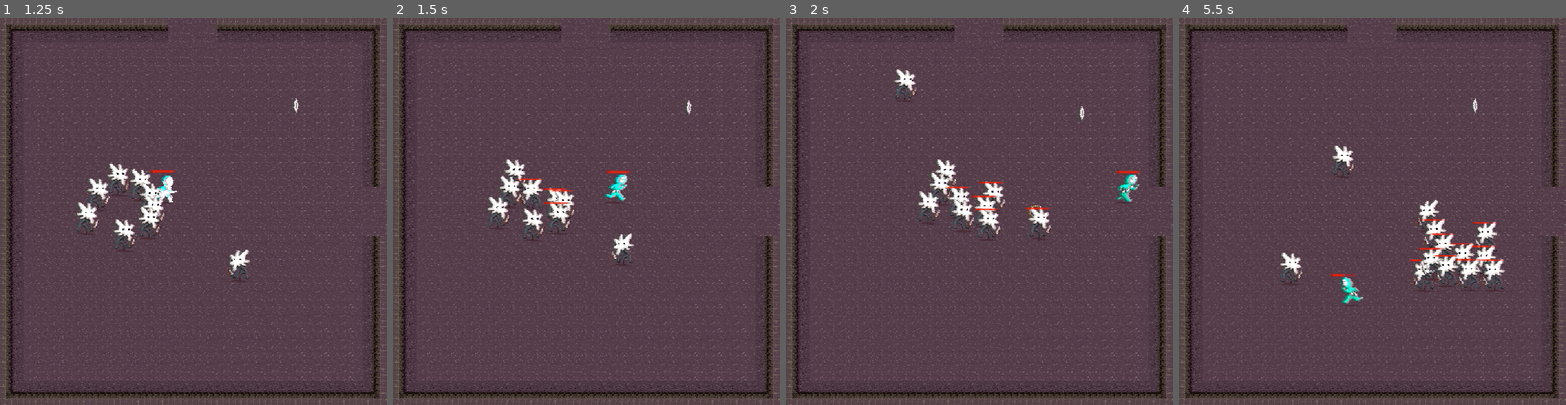
Above: before the commit, frames 1-4 (left to right).
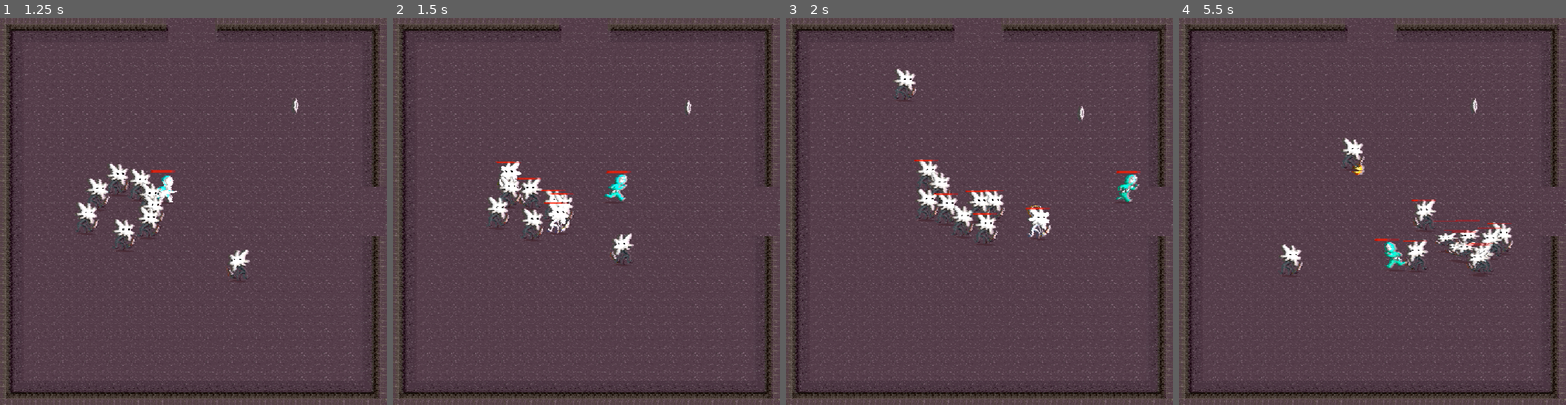
Above: after the commit, the same moments.

Repository: HephepTeam/GGJ2026
Game: Godot game, scene res://scenes/menus/main_menu.tscn
The game is run twice, just before and just after one commit, with the same random seed, the same clock (stepped at 60 frames per second) and the same inputs. The engine's default icon, where the game draws it, is replaced by a stand-in: a white triangle on a blue panel in a dark square.
Inputs (mouse positions are in pixels of both pictures, inside the frame that each line leads up to):
- Up to frame 1 (1.25 s): click "Let's Gong !" at 0.5 s
- Up to frame 2 (1.5 s): move the mouse to (671, 192) at 1.27 s; hold Right (ui_right) from 1.28 s (still down)
- Up to frame 3 (2 s): keep holding Right (ui_right)
- Up to frame 4 (5.5 s): move the mouse to (1295, 230) at 2.02 s; release Right (ui_right) at 2.03 s; hold Down (ui_down) 2.03-2.78 s; move the mouse to (1411, 126) at 2.77 s; hold Right (ui_right) 2.78-3.53 s; move the mouse to (1353, 288) at 3.52 s; hold Up (ui_up) 3.53-4.28 s; move the mouse to (1488, 269) at 4.27 s; hold Left (ui_left) from 4.28 s (still down); move the mouse to (1256, 153) at 5.02 s

Frame 1 is identical in both runs. In frame 2, 0.9% of the frame differs, in the area x 26-48%, y 36-56%; in frame 3, 2.3%; in frame 4, 4.3%, in the area x 26-87%, y 31-75%.

Commit message:
Fixes bonuses and adds some missing tweens.

Diff:
--- a/ressources/MaskData.gd
+++ b/ressources/MaskData.gd
@@ -4,8 +4,6 @@
 
 @export var mask_texture: Texture
 @export var player_mask_texture: Texture
-@export var cadence_bonus: float
-@export var power_bonus: float
-@export var splash_bonus: float
-
-@export var VisualEffect : bool #quel type?
+@export var speed_bonus := 0.0
+@export var strength_bonus := 0.0
+@export var explosion_bonus := 0.0
--- a/ressources/ProjectileData.gd
+++ b/ressources/ProjectileData.gd
@@ -2,5 +2,5 @@
 class_name ProjectileData
 
 
-@export var power: float
-@export var splash_radius: float
+@export var power := 1.0
+@export var splash_radius := 1.0
--- a/ressources/defaut_projectile.tres
+++ b/ressources/defaut_projectile.tres
@@ -4,6 +4,4 @@
 
 [resource]
 script = ExtResource("1_jd4ue")
-power = 5.0
-splash_radius = 1.0
 metadata/_custom_type_script = "uid://cctug8ba0y7b8"
--- a/ressources/mask0.tres
+++ b/ressources/mask0.tres
@@ -8,5 +8,5 @@
 script = ExtResource("1_ac05i")
 mask_texture = ExtResource("1_52nom")
 player_mask_texture = ExtResource("2_75tet")
-splash_bonus = 8.0
+explosion_bonus = 0.2
 metadata/_custom_type_script = "uid://b4j6vx2yiydvx"
--- a/ressources/mask1.tres
+++ b/ressources/mask1.tres
@@ -8,5 +8,5 @@
 script = ExtResource("1_mjj5n")
 mask_texture = ExtResource("1_0mb61")
 player_mask_texture = ExtResource("2_f8u25")
-cadence_bonus = 0.5
+speed_bonus = 0.2
 metadata/_custom_type_script = "uid://b4j6vx2yiydvx"
--- a/ressources/mask2.tres
+++ b/ressources/mask2.tres
@@ -8,5 +8,5 @@
 script = ExtResource("1_ppqu2")
 mask_texture = ExtResource("1_mp6y1")
 player_mask_texture = ExtResource("2_mp6y1")
-power_bonus = 2.0
+strength_bonus = 0.2
 metadata/_custom_type_script = "uid://b4j6vx2yiydvx"
--- a/scenes/Enemy/enemy.gd
+++ b/scenes/Enemy/enemy.gd
@@ -18,10 +18,17 @@
 var _prev_pos: Vector2
 
 func _ready():
+	Globals.mask_picked_up.connect(on_mask_picked_up)
 	if mask:
 		$Body/Mask.texture = mask.mask_texture
 
+func is_dead() -> bool:
+	return health <= 0
+
 func _physics_process(delta: float) -> void:
+	if is_dead():
+		return
+
 	var closest_player: Player = Globals.get_closest_player(global_position)
 	if closest_player == null:
 		return
@@ -62,10 +69,18 @@
 	colliding_areas.erase(area)
 
 func get_damage(val: int):
-	health -= val
-	val = clamp(val , 0, health)
-	if val == 0:
-		queue_free()
+	health = clamp(health - val, 0, health)
+	var tween := create_tween()
+	tween.tween_property(%Body, 'modulate:v', 15.0, 0.1)
+	tween.tween_property(%Body, 'modulate:v', 1.0, 0.1)
+	if health <= 0:
+		tween.tween_property(%Body, 'scale:y', 0.0, 0.3)
+		tween.tween_callback(queue_free)
+
 
 func knockback(val: float):
 	pass
+
+
+func on_mask_picked_up(_mask_data: MaskData) -> void:
+	material.set_shader_parameter("strength", clamp(Globals.strength_multiplier - 1.0, 0.0, 1.0))
--- a/scenes/Enemy/enemy.tscn
+++ b/scenes/Enemy/enemy.tscn
@@ -1,11 +1,15 @@
 [gd_scene format=3 uid="uid://imwi3ugshkya"]
 
 [ext_resource type="Script" uid="uid://bwx3mlnub2biq" path="res://scenes/Enemy/enemy.gd" id="1_84vye"]
+[ext_resource type="Shader" uid="uid://cw7svlafkdx0r" path="res://shaders/strength_enemy.gdshader" id="1_ixhtt"]
 [ext_resource type="Texture2D" uid="uid://b67t2080ebv8i" path="res://assets/minion_body.png" id="2_eacat"]
 [ext_resource type="Resource" uid="uid://cow18rshugplg" path="res://ressources/mask0.tres" id="2_grfqg"]
 [ext_resource type="Texture2D" uid="uid://deqfjb1rqis7t" path="res://assets/shadow.png" id="2_ixhtt"]
-[ext_resource type="Texture2D" uid="uid://d3v8eynat77lb" path="res://assets/icon.svg" id="2_vamnb"]
 [ext_resource type="PackedScene" uid="uid://bc5uvvrbrsij1" path="res://scenes/healthbar.tscn" id="6_eacat"]
+
+[sub_resource type="ShaderMaterial" id="ShaderMaterial_wfr8x"]
+shader = ExtResource("1_ixhtt")
+shader_parameter/strength = 0.0
 
 [sub_resource type="SpriteFrames" id="SpriteFrames_q0kbr"]
 animations = [{
@@ -31,6 +35,7 @@
 height = 72.0
 
 [node name="Enemy" type="CharacterBody2D" unique_id=1661876933 groups=["enemy"]]
+material = SubResource("ShaderMaterial_wfr8x")
 collision_layer = 2
 collision_mask = 8
 script = ExtResource("1_84vye")
@@ -40,17 +45,13 @@
 texture = ExtResource("2_ixhtt")
 
 [node name="Body" type="AnimatedSprite2D" parent="." unique_id=1419797350]
+unique_name_in_owner = true
+z_index = 1
 position = Vector2(0, -25)
 sprite_frames = SubResource("SpriteFrames_q0kbr")
 
 [node name="Mask" type="Sprite2D" parent="Body" unique_id=489954926]
 position = Vector2(-3, -30)
-
-[node name="Sprite2D" type="Sprite2D" parent="." unique_id=1928941359]
-visible = false
-scale = Vector2(0.5, 1)
-texture = ExtResource("2_vamnb")
-offset = Vector2(0, -64)
 
 [node name="Area2D" type="Area2D" parent="." unique_id=1831575622]
 collision_layer = 2
--- a/scenes/Player/player.gd
+++ b/scenes/Player/player.gd
@@ -25,8 +25,6 @@
 var knockback_dir : Vector2
 var knockback_force := 200.0
 
-func set_data(data: MaskData):
-	update_cadence(data.cadence_bonus)
 
 func _physics_process(delta):
 	var direction = Input.get_vector(
@@ -56,18 +54,13 @@
 		$healthbar.show()
 		$healthbar.value = health
 
-func update_cadence(new_cadence: float):
-	$CooldownShoot.wait_time = 1.0 / new_cadence
-
-func update_power(new_power: float):
-	projectile_data.power = new_power
-
-func update_range(new_range: float):
-	projectile_data.splash_radius = new_range
+func update_bonuses():
+	$CooldownShoot.wait_time = 1.0 / Globals.speed_multiplier
+	projectile_data.power = Globals.strength_multiplier
+	projectile_data.splash_radius = Globals.explosion_multiplier
 
 func update_mask(new_mask: Texture):
 	$Body/Mask.texture = new_mask
-
 
 
 func _check_for_nearest_enemy() -> Enemy:
@@ -75,7 +68,7 @@
 	var min_distance := INF
 	var nearest = null
 	for enemy in enemies:
-		var distance = (enemy.global_position - global_position).length()
+		var distance = enemy.global_position.distance_squared_to(global_position)
 		if min_distance > distance:
 			min_distance = distance
 			nearest = enemy
@@ -117,11 +110,9 @@
 
 func _on_projectile_touched(pos: Vector2):
 	var inst = damage_bomb_scene.instantiate()
-	#inst.data = projectile_data
+	inst.data = projectile_data
 	add_sibling.call_deferred(inst)
 	inst.set_deferred("global_position", pos)
-
-
 
 
 func _on_cooldown_hit_timeout() -> void:
--- a/scenes/Player/player.tscn
+++ b/scenes/Player/player.tscn
@@ -41,6 +41,7 @@
 height = 64.0
 
 [node name="Player" type="CharacterBody2D" unique_id=1534390266 groups=["player"]]
+y_sort_enabled = true
 texture_filter = 1
 collision_layer = 33
 collision_mask = 9
@@ -54,6 +55,7 @@
 
 [node name="Body" type="AnimatedSprite2D" parent="." unique_id=2057925387]
 self_modulate = Color(1.1638972, 1.1638972, 1.1638972, 1)
+z_index = 1
 position = Vector2(5, -15)
 sprite_frames = SubResource("SpriteFrames_a3d8c")
 animation = &"run"
--- a/scenes/collectible/mask.gd
+++ b/scenes/collectible/mask.gd
@@ -1,7 +1,5 @@
 extends Area2D
 class_name Mask
-
-signal picked_up(d: MaskData)
 
 @export var data: MaskData
 
@@ -11,7 +9,6 @@
 @onready var init_pos_y = $MaskSprite.position.y
 
 func _ready():
-	picked_up.connect(Globals.on_mask_picked_up)
 	if data:
 		mask_sprite.texture = data.mask_texture
 	tween = create_tween().set_ease(Tween.EASE_IN_OUT).set_trans(Tween.TRANS_SINE)
@@ -21,7 +18,7 @@
 
 
 func _on_body_entered(body: Node2D) -> void:
-	picked_up.emit(data)
+	Globals.mask_picked_up.emit(data)
 	if tween: tween.kill()
 	tween = create_tween().set_ease(Tween.EASE_OUT).set_trans(Tween.TRANS_EXPO)
 	tween.set_parallel(true)
--- a/scenes/damage_bomb.gd
+++ b/scenes/damage_bomb.gd
@@ -1,23 +1,27 @@
 extends Area2D
 
-var data: ProjectileData
+const BASE_RADIUS := Vector2.ONE * 75.0
+const BASE_DAMAGE := 25.0
+
+var data: ProjectileData:
+	set(value):
+		data = value
+		_max_radius = data.splash_radius * BASE_RADIUS
+		_damage = data.power * BASE_DAMAGE
 
 var grow_speed = 500.0
 
-var _max_radius := Vector2.ONE * 75.0
+var _max_radius := Vector2.ONE * BASE_RADIUS
 var _damage : float = 10.0
-
-func _ready():
-	if data:
-		_max_radius = Vector2.ONE * data.splash_radius
-		_damage = data.power
 
 
 func _physics_process(delta: float) -> void:
 	scale += Vector2.ONE * delta * grow_speed
 
 	if scale >= _max_radius:
-		queue_free()
+		var tween := create_tween()
+		tween.tween_property(self, "scale", Vector2.ZERO, 0.1)
+		tween.tween_callback(queue_free)
 
 
 func _on_area_entered(area: Area2D) -> void:
--- /dev/null
+++ b/scenes/filters.gd
@@ -0,0 +1,10 @@
+extends ColorRect
+
+
+func _ready() -> void:
+	Globals.mask_picked_up.connect(on_mask_picked_up)
+
+func on_mask_picked_up(_mask_data: MaskData) -> void:
+	material.set_shader_parameter("speed", clamp(Globals.speed_multiplier - 1.0, 0.0, 1.0))
+	material.set_shader_parameter("strength", clamp(Globals.strength_multiplier - 1.0, 0.0, 1.0))
+	material.set_shader_parameter("explosion", clamp(Globals.explosion_multiplier - 1.0, 0.0, 1.0))
--- /dev/null
+++ b/scenes/filters.tscn
@@ -0,0 +1,23 @@
+[gd_scene format=3 uid="uid://dg63fg6sx8t1u"]
+
+[ext_resource type="Shader" uid="uid://svvmaw52uucw" path="res://shaders/strength.gdshader" id="1_m7pwc"]
+[ext_resource type="Script" uid="uid://d0laovth1vh56" path="res://scenes/filters.gd" id="2_f7vkb"]
+
+[sub_resource type="ShaderMaterial" id="ShaderMaterial_kk2rg"]
+shader = ExtResource("1_m7pwc")
+shader_parameter/speed = 0.0
+shader_parameter/strength = 0.0
+shader_parameter/explosion = 0.0
+shader_parameter/color_offset_multiplier = 0.004
+shader_parameter/black_offset_multiplier = 0.1
+shader_parameter/color_offset = 0.005
+shader_parameter/blur_amount = 0.0
+
+[node name="Filters" type="ColorRect" unique_id=268984273]
+material = SubResource("ShaderMaterial_kk2rg")
+anchors_preset = 15
+anchor_right = 1.0
+anchor_bottom = 1.0
+grow_horizontal = 2
+grow_vertical = 2
+script = ExtResource("2_f7vkb")
--- /dev/null
+++ b/scenes/game_scene.gd
@@ -0,0 +1,5 @@
+extends Node2D
+
+
+func _ready() -> void:
+	Globals.entities_container = %Entities
--- a/scenes/game_scene.tscn
+++ b/scenes/game_scene.tscn
@@ -1,33 +1,26 @@
 [gd_scene format=4 uid="uid://ygoh4ljijj6n"]
 
+[ext_resource type="Script" uid="uid://bii03mfn1fptr" path="res://scenes/game_scene.gd" id="1_tcjrq"]
 [ext_resource type="PackedScene" uid="uid://7h053ghxefjb" path="res://scenes/map.tscn" id="1_ycayy"]
 [ext_resource type="PackedScene" uid="uid://cp0bf0rdxvw1s" path="res://scenes/Player/player.tscn" id="2_bw6k5"]
 [ext_resource type="Resource" uid="uid://cow18rshugplg" path="res://ressources/mask0.tres" id="3_utbpp"]
 [ext_resource type="PackedScene" uid="uid://imwi3ugshkya" path="res://scenes/Enemy/enemy.tscn" id="3_y3j0m"]
 [ext_resource type="Script" uid="uid://cqdugo8vm245l" path="res://scenes/camera_2d.gd" id="4_bw6k5"]
-[ext_resource type="Resource" path="res://ressources/mask1.tres" id="4_mw25s"]
+[ext_resource type="Resource" uid="uid://dk5ep68cm2eah" path="res://ressources/mask1.tres" id="4_mw25s"]
 [ext_resource type="Resource" uid="uid://cel4wpflqmuuf" path="res://ressources/mask2.tres" id="5_tcjrq"]
 [ext_resource type="PackedScene" uid="uid://ddegyt03bek3q" path="res://scenes/collectible/mask.tscn" id="5_y3j0m"]
-[ext_resource type="Shader" uid="uid://svvmaw52uucw" path="res://shaders/strength.gdshader" id="6_rurhu"]
 [ext_resource type="PackedScene" uid="uid://8b7lnpmvdgip" path="res://scenes/menus/paused_menu.tscn" id="7_kk2rg"]
-
-[sub_resource type="ShaderMaterial" id="ShaderMaterial_kk2rg"]
-shader = ExtResource("6_rurhu")
-shader_parameter/speed = 0.0
-shader_parameter/strength = 0.0
-shader_parameter/explosion = 0.0
-shader_parameter/color_offset_multiplier = 0.004
-shader_parameter/black_offset_multiplier = 0.1
-shader_parameter/color_offset = 0.005
-shader_parameter/blur_amount = 0.0
+[ext_resource type="PackedScene" uid="uid://dg63fg6sx8t1u" path="res://scenes/filters.tscn" id="9_mw25s"]
 
 [node name="GameScene" type="Node2D" unique_id=729300741]
+script = ExtResource("1_tcjrq")
 
 [node name="Camera2D" type="Camera2D" parent="." unique_id=1947949776]
 anchor_mode = 0
 script = ExtResource("4_bw6k5")
 
 [node name="Entities" type="Node2D" parent="." unique_id=267500765]
+unique_name_in_owner = true
 y_sort_enabled = true
 
 [node name="Mask" parent="Entities" unique_id=294908437 instance=ExtResource("5_y3j0m")]
@@ -128,16 +121,8 @@
 [node name="Enemy22" parent="Entities" unique_id=1510295210 instance=ExtResource("3_y3j0m")]
 position = Vector2(1302, -231)
 
-[node name="CanvasLayer" type="CanvasLayer" parent="." unique_id=2104543542]
+[node name="CanvasLayer" type="CanvasLayer" parent="." unique_id=1897922151]
 
-[node name="Filters" type="ColorRect" parent="CanvasLayer" unique_id=900232718]
-material = SubResource("ShaderMaterial_kk2rg")
-anchors_preset = 15
-anchor_right = 1.0
-anchor_bottom = 1.0
-grow_horizontal = 2
-grow_vertical = 2
+[node name="Filters" parent="CanvasLayer" unique_id=268984273 instance=ExtResource("9_mw25s")]
 
-[node name="CanvasLayer2" type="CanvasLayer" parent="." unique_id=1897922151]
-
-[node name="PausedMenu" parent="CanvasLayer2" unique_id=437947370 instance=ExtResource("7_kk2rg")]
+[node name="PausedMenu" parent="CanvasLayer" unique_id=437947370 instance=ExtResource("7_kk2rg")]
--- a/scenes/healthbar.tscn
+++ b/scenes/healthbar.tscn
@@ -15,6 +15,7 @@
 [node name="healthbar" type="ProgressBar" unique_id=1008328001]
 visible = false
 modulate = Color(1, 1, 1, 0.6392157)
+z_index = 3
 offset_left = -32.0
 offset_top = -83.0
 offset_right = 32.0
--- a/scenes/managers/globals.gd
+++ b/scenes/managers/globals.gd
@@ -1,12 +1,17 @@
 extends Node
 
 signal room_entered(room)
+signal mask_picked_up(d: MaskData)
 
+var entities_container: Node2D
 var EnemyAround = []
 
-var current_cadence := 2.0
-var current_power := 1.0
-var current_range := 1.0
+var speed_multiplier := 1.0
+var strength_multiplier := 1.0
+var explosion_multiplier := 1.0
+
+func _ready() -> void:
+	mask_picked_up.connect(on_mask_picked_up)
 
 func get_enemy_around() -> Array[Enemy]:
 	var enemies: Array[Enemy] = []
@@ -31,10 +36,9 @@
 	return closest
 
 func on_mask_picked_up(data: MaskData):
-	current_cadence += data.cadence_bonus
-	current_power += data.power_bonus
+	speed_multiplier += data.speed_bonus
+	strength_multiplier += data.strength_bonus
+	explosion_multiplier += data.explosion_bonus
 	var p = get_players()[0]
-	p.update_cadence(current_cadence)
-	p.update_power(current_power)
-	p.update_range(data.splash_bonus)
+	p.update_bonuses()
 	p.update_mask(data.player_mask_texture)
--- a/scenes/map.tscn
+++ b/scenes/map.tscn
@@ -127,9 +127,6 @@
 unique_name_in_owner = true
 position = Vector2(108, 101)
 
-[node name="Spawned" type="Node2D" parent="." unique_id=1575460240]
-unique_name_in_owner = true
-
 [node name="SpawnTimer" type="Timer" parent="." unique_id=1539147471]
 unique_name_in_owner = true
 autostart = true
--- a/scenes/room.gd
+++ b/scenes/room.gd
@@ -16,8 +16,10 @@
 	if count_enemies > max_enemies:
 		%SpawnTimer.stop()
 		return
+	if Globals.entities_container == null:
+		return
 	var enemy: Enemy = enemy_scene.instantiate()
-	%Spawned.add_child.call_deferred(enemy)
+	Globals.entities_container.add_child.call_deferred(enemy)
 	enemy.mask = enemy_mask_resource
 	%PathFollow2D.progress_ratio = randf()
 	enemy.set_deferred('global_position', %PathFollow2D.global_position)
Not shown: 1 places in ressources/mask1.tres that only renumber resources
Not shown, added: scenes/filters.gd.uid
Not shown, added: scenes/game_scene.gd.uid
